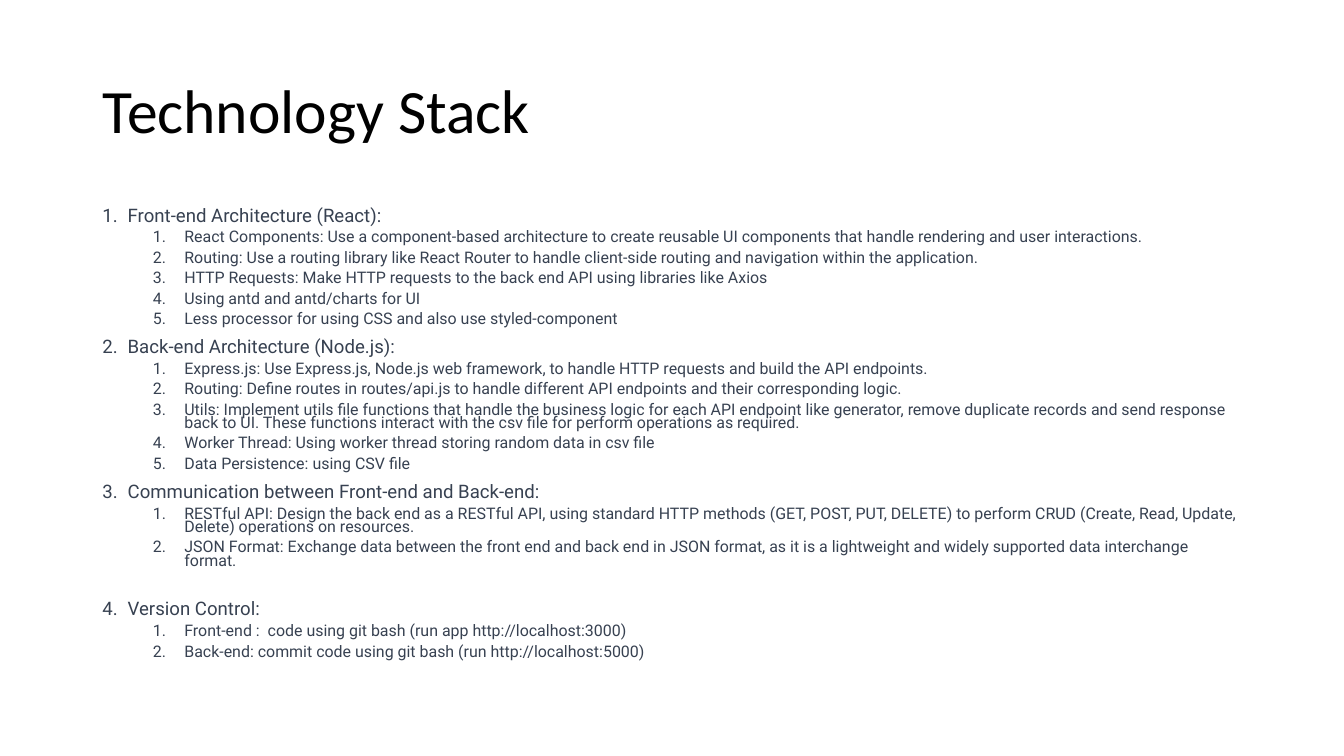
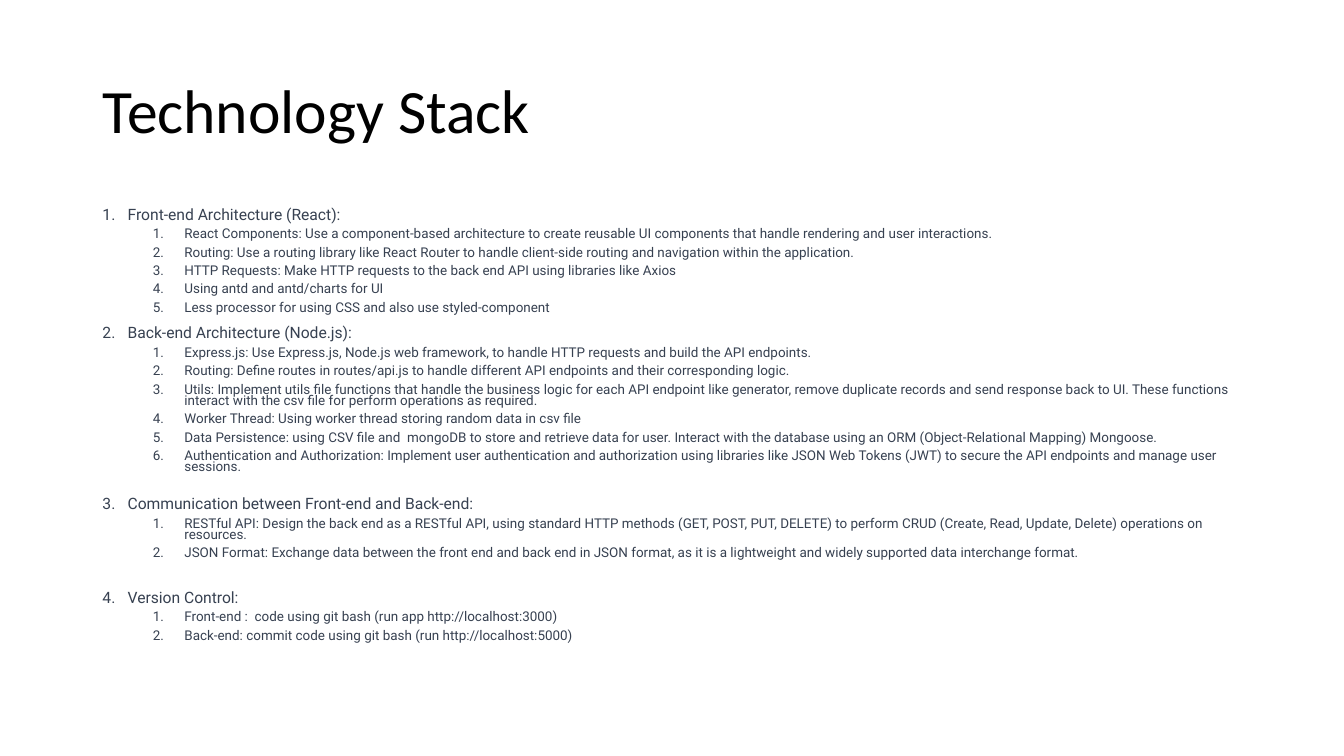
Before and after one commit to sandyksit/data-management-tool, a slide deck: slide 2 of Data management tool.pptx. Drawn at 1344x756 pixels with LibreOffice and Linux fonts; fonts in the diff are those of the drawing. Boxes give left, top, right and bottom in pixels: in the first picture for what was removed or moved away, otherwise in the second. Text is boxed around its words. In the diff, an @@ line names an element or a change of style, - is before the commit and + after.

Commit message:
update ppt file

```diff
--- a/Data management tool.pptx
+++ b/Data management tool.pptx
@@ text at (128,207,1228,643): size 13.3 to 11.2 pt in "Front-end Architecture (React):", "Back-end Architecture (Node.js):", "Communication between Front-end and Back-end:", "Version Control:"; size 11.4 to 9.6 pt in "React Components: Use a component-based architecture to ...", "Routing: Use a routing library like React ...", "HTTP Requests: Make HTTP requests to the ...", "Using antd and antd/charts for UI" and 9 more places @@
@@ text at (184,431,1217,471): text changed; size 11.4 to 9.6 pt @@
-  5. Data Persistence: using CSV file
+  5. Data Persistence: using CSV file and mongoDB to store and retrieve data for user. Interact with the database using an ORM (Object-Relational Mapping) Mongoose.
+  6. Authentication and Authorization: Implement user authentication and authorization using libraries like JSON Web Tokens (JWT) to secure the API endpoints and manage user sessions.
```
Also in this commit, not shown: 1 other slide changed, 2 slides added, 1 slide removed.
